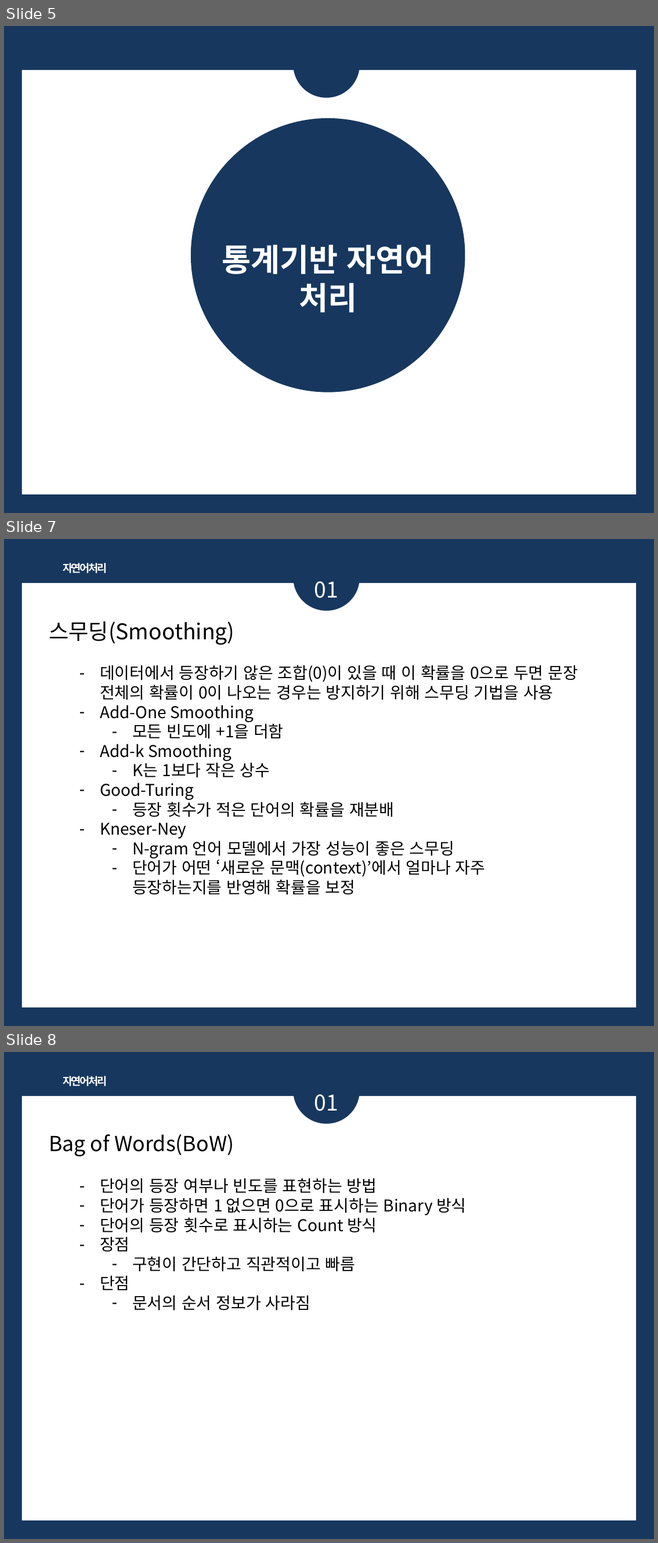
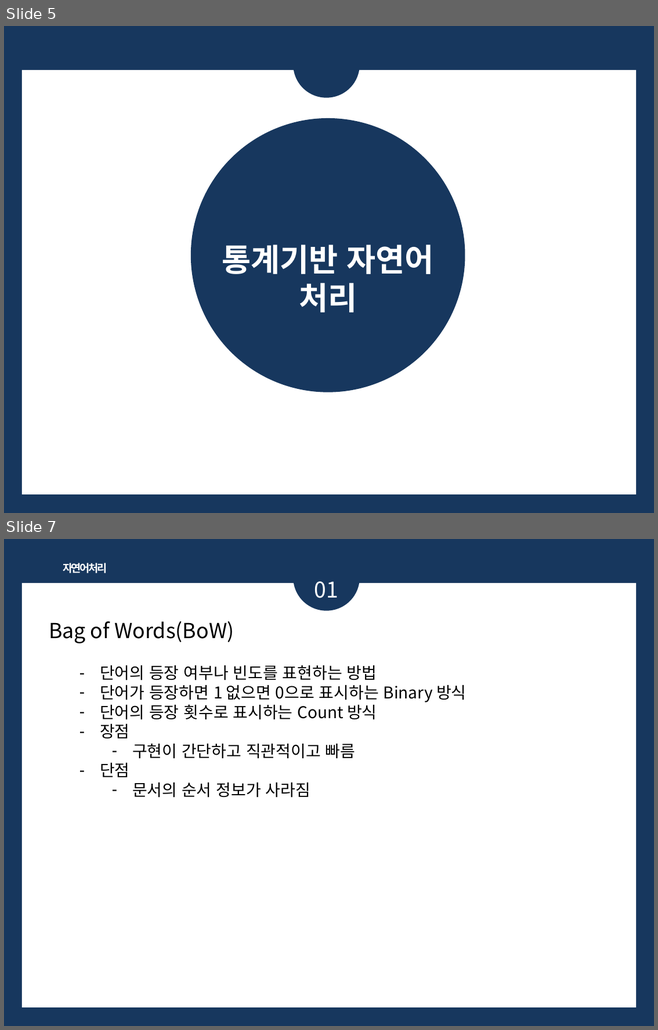
Before and after one commit to bsmoon-86/multicam_2025, a slide deck: PPT/자연어처리_정리.pptx. Shown one above the other, each under a label of ours: slides 5, 7 and 8 before the commit, slides 5 and 7 after it; the slides between them are not shown. The pictures are 658x1543 and 658x1030 pixels, drawn with LibreOffice and Linux fonts; fonts in the diff are those of the drawing. Boxes give left, top, right and bottom in pixels: in the first picture for what was removed or moved away, otherwise in the second. Text is boxed around its words. In the diff, an @@ line names an element or a change of style, - is before the commit and + after.

```diff
--- a/PPT/자연어처리_정리.pptx
+++ b/PPT/자연어처리_정리.pptx
@@ slide 7 removed at bbox=[4, 539, 654, 1026], background #17375E; not listed: 1 template element that a slide beside it also shows @@
@@ ellipse removed at bbox=[293, 544, 360, 610] @@
@@ text removed at bbox=[63, 563, 107, 573] @@
-자연어처리
@@ text removed at bbox=[314, 581, 338, 598] @@
-01
@@ text removed at bbox=[49, 621, 234, 645] @@
-스무딩(Smoothing)
@@ text removed at bbox=[100, 665, 578, 895] @@
-– 데이터에서 등장하기 않은 조합(0)이 있을 때 이 확률을 0으로 두면 문장 전체의 확률이 0이 나오는 경우는 방지하기 위해 스무딩 기법을 사용
-– Add-One Smoothing
-  – 모든 빈도에 +1을 더함
-– Add-k Smoothing
-  – K는 1보다 작은 상수
-– Good-Turing
-  – 등장 횟수가 적은 단어의 확률을 재분배
-– Kneser-Ney
-  – N-gram 언어 모델에서 가장 성능이 좋은 스무딩
-  – 단어가 어떤 ‘새로운 문맥(context)’에서 얼마나 자주 등장하는지를 반영해 확률을 보정
@@ what was slide 8 is now slide 7 @@
```
Also in this commit, not shown: 1 slide changed, 8 other files.
